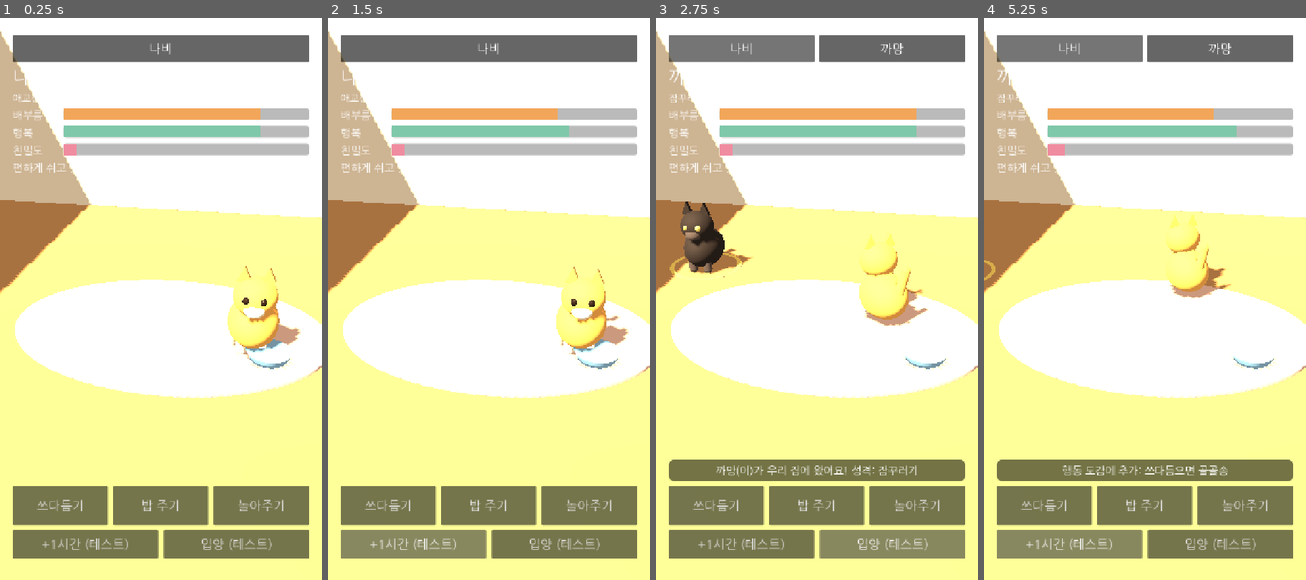
Above: before the commit, frames 1-4 (left to right).
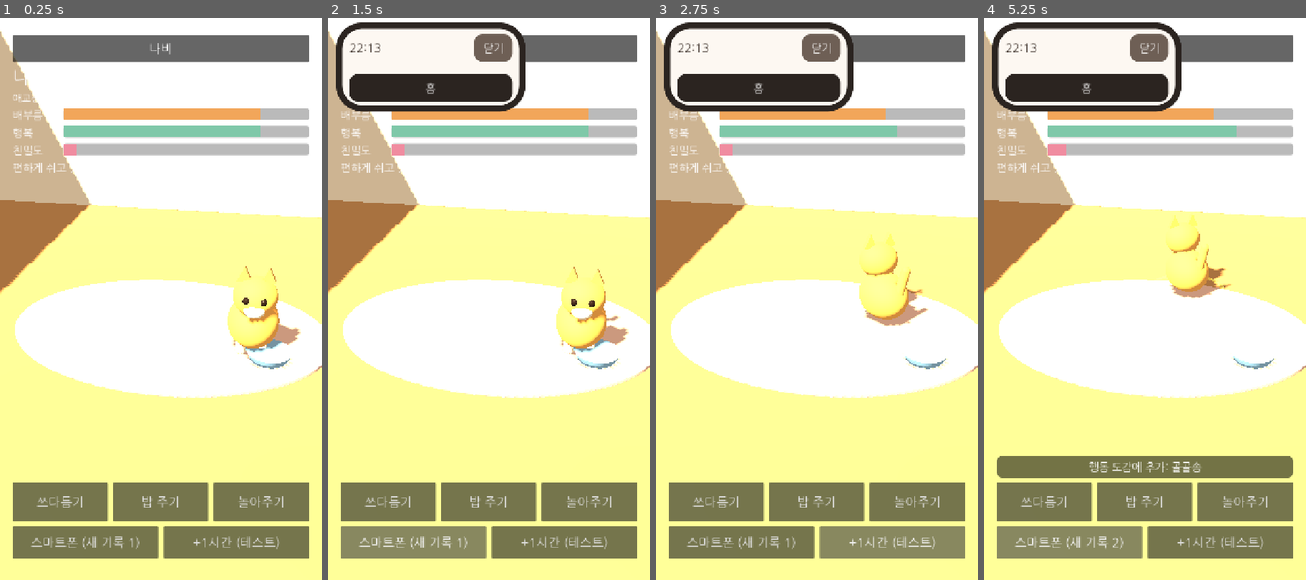
Above: after the commit, the same moments.

Repository: hongfolwer121-spec/hongfolwer121-spec.github.io
Game: Godot game, scene res://main.tscn
Same seed, same stepped clock (60 frames per second), same inputs: the game is played once before the commit and once after it.
Inputs (mouse positions are in pixels of both pictures, inside the frame that each line leads up to):
- Up to frame 1 (0.25 s): no input
- Up to frame 2 (1.5 s): click "나비" at 0.5 s; click (414, 540) at 1.25 s, where only the run after the commit has a clickable "스마트폰 (새 기록 1)"
- Up to frame 3 (2.75 s): click (891, 546) at 2 s, where only the run before the commit has a clickable "입양 (테스트)"
- Up to frame 4 (5.25 s): click "나비" at 2.75 s; click "까망" (after the commit: "나비") at 3.5 s; click "쓰다듬기" at 4.25 s; click (1070, 540) at 5 s, where only the run after the commit has a clickable "스마트폰 (새 기록 2)"

The runs differ from the first frame. In frame 1, 2.9% of the frame differs, in the area x 4-96%, y 82-95%; in frame 2, 9.9%; in frame 3, 15%, in the area x 2-96%, y 0-95%; in frame 4, 12%.

Commit message:
Add in-game smartphone with adoption center, cat notes, dex and Q&A apps
Market and camera apps show a coming-soon screen. The test-only adopt button
is replaced by the adoption center (3 daily candidates, max 3 cats).

Co-Authored-By: Claude Opus 5.5 <noreply@anthropic.com>
Claude-Session: https://claude.ai/code/session_015TuNEZ1VA6gBN7KnFT1V5k

Diff:
--- /dev/null
+++ b/my-little-cat/game/catalog.gd
@@ -0,0 +1,28 @@
+class_name Catalog
+extends RefCounted
+## Static game content shared by the room and the in-game phone.
+
+const BEHAVIORS := {
+	"purr_pet": {"name": "골골송", "meaning": "쓰다듬어 주면 목을 울려요. 편안하고 기분이 좋다는 뜻이에요.", "tone": "긍정"},
+	"tail_lash": {"name": "꼬리 세차게 흔들기", "meaning": "강아지와 달리 고양이에게는 '귀찮아, 그만해'라는 신호예요. 잠시 혼자 두세요.", "tone": "부정"},
+	"slow_blink": {"name": "천천히 눈 깜빡이기", "meaning": "고양이의 눈인사예요. 당신을 믿는다는 뜻이에요. 같이 천천히 깜빡여 주세요.", "tone": "긍정"},
+	"sleep": {"name": "낮잠", "meaning": "고양이는 하루의 절반 이상을 자요. 자는 동안엔 깨우지 않는 게 좋아요.", "tone": "기본"},
+	"groom": {"name": "그루밍", "meaning": "혀로 털을 정리해요. 몸을 깨끗이 하고 마음을 진정시키는 행동이에요.", "tone": "기본"},
+	"zoomies": {"name": "우다다", "meaning": "남은 에너지를 한 번에 쏟아내며 달려요. 주로 밤이나 새벽에 나타나요.", "tone": "기본"},
+}
+
+const NAME_POOL := ["나비", "까망", "구름", "치즈", "보리", "콩이", "모카", "두부", "호두", "라떼", "망고", "율무"]
+
+const FAQ := [
+	["고양이가 꼬리를 세차게 흔들어요", "기분이 좋지 않다는 신호예요. 그때 쓰다듬으면 친밀도가 내려가요. 신호가 사라질 때까지 기다려 주면 오히려 친밀도가 올라요."],
+	["친밀도를 빨리 올리는 방법이 있나요?", "하루에 쌓을 수 있는 친밀도에는 한도가 있어요. 매일 조금씩 밥을 주고, 놀아 주고, 고양이의 신호를 읽어 주는 것이 가장 좋아요."],
+	["고양이가 눈을 천천히 깜빡여요", "고양이의 눈인사예요! '눈인사로 답하기' 버튼을 누르면 친밀도가 크게 올라요. 친밀도가 어느 정도 쌓여야 볼 수 있어요."],
+	["오랫동안 접속을 못 했어요", "걱정 마세요. 고양이는 배가 고프고 심심해할 뿐, 아프거나 떠나지 않아요. 돌아와서 밥을 주면 금방 회복돼요."],
+	["다른 고양이가 질투해요", "한 고양이만 계속 챙기면 질투쟁이 고양이가 다가와요. 그 고양이도 쓰다듬거나 놀아 주면 금방 기분이 풀려요."],
+	["습관은 어떻게 알 수 있나요?", "고양이마다 숨겨진 습관이 2~3개 있어요. 고양이를 지켜보다 보면 자연스럽게 발견되고, 냥이 노트에 기록돼요."],
+	["몇 마리까지 키울 수 있나요?", "지금은 한 집에 3마리까지 함께 살 수 있어요."],
+]
+
+
+static func behavior_name(id: String) -> String:
+	return BEHAVIORS.get(id, {}).get("name", id)
--- a/my-little-cat/game/household.gd
+++ b/my-little-cat/game/household.gd
@@ -13,6 +13,8 @@
 var diary: Array = []                 # {t, cat_id, text}
 var discovered_behaviors: Array = []  # behavior ids seen at least once (behavior dex)
 var daily_gain := {}                  # {"<day>": {"<cat_id>": gained}}
+var diary_seen := 0                  # diary entries already viewed in the phone (unread badge)
+var adopted_candidates: Array = []   # adoption-center candidate ids already taken
 var attention_cat := ""               # id of the cat that got the latest attention
 var attention_streak := 0
 
@@ -34,6 +36,7 @@
 func log_event(cat: CatData, text: String, now: int) -> void:
 	diary.append({"t": now, "cat_id": cat.id if cat else "", "text": text})
 	if diary.size() > DIARY_LIMIT:
+		diary_seen = maxi(0, diary_seen - (diary.size() - DIARY_LIMIT))
 		diary = diary.slice(diary.size() - DIARY_LIMIT)
 
 
@@ -84,6 +87,42 @@
 			habits.append(h)
 	var coats := Traits.COATS.keys()
 	return {"coat": coats[rng.randi() % coats.size()], "personalities": personalities, "habits": habits}
+
+
+## Adoption center: 3 cats per day, identical all day long.
+func adoption_candidates(now: int) -> Array:
+	var dk := day_key(now)
+	var rng := RandomNumberGenerator.new()
+	rng.seed = hash("adopt-" + dk)
+	var used: Array = []   # only among today's candidates, so the list never shifts after an adoption
+	var out: Array = []
+	for i in 3:
+		var p := random_profile(rng)
+		var cat_name := ""
+		for _try in 20:
+			var n: String = Catalog.NAME_POOL[rng.randi() % Catalog.NAME_POOL.size()]
+			if not n in used:
+				cat_name = n
+				break
+		used.append(cat_name)
+		p["name"] = cat_name
+		p["candidate_id"] = "%s-%d" % [dk, i]
+		p["taken"] = p["candidate_id"] in adopted_candidates
+		out.append(p)
+	return out
+
+
+func adopt_candidate(candidate: Dictionary, now: int) -> CatData:
+	if candidate.get("taken", false):
+		return null
+	var cat_name: String = candidate["name"]
+	for other in cats:
+		if other.cat_name == cat_name:
+			cat_name += " 2세"
+	var c := adopt(cat_name, candidate["coat"], candidate["personalities"], candidate["habits"], now)
+	if c:
+		adopted_candidates.append(candidate["candidate_id"])
+	return c
 
 
 # ---------- intimacy ----------
@@ -205,6 +244,7 @@
 	return {
 		"version": SAVE_VERSION, "cats": cat_dicts, "diary": diary,
 		"discovered_behaviors": discovered_behaviors, "daily_gain": daily_gain,
+		"adopted_candidates": adopted_candidates, "diary_seen": diary_seen,
 	}
 
 
@@ -215,6 +255,8 @@
 			h.cats.append(CatData.from_dict(cd))
 	h.diary = Array(d.get("diary", []))
 	h.discovered_behaviors = Array(d.get("discovered_behaviors", []))
+	h.adopted_candidates = Array(d.get("adopted_candidates", []))
+	h.diary_seen = int(d.get("diary_seen", 0))
 	var dg = d.get("daily_gain", {})
 	h.daily_gain = dg if dg is Dictionary else {}
 	return h
--- /dev/null
+++ b/my-little-cat/game/phone.gd
@@ -0,0 +1,376 @@
+class_name PhoneUI
+extends Control
+## In-game smartphone: home screen with 6 apps. Fills the screen with a phone-like frame
+## (a tiny phone inside a real phone would make text unreadable).
+
+signal adopted(cat: CatData)
+signal closed
+
+const APPS := [
+	{"id": "market", "name": "냥마켓", "color": Color("f2a65a"), "glyph": "마켓"},
+	{"id": "adopt", "name": "분양센터", "color": Color("7fc8a9"), "glyph": "분양"},
+	{"id": "camera", "name": "카메라", "color": Color("8aa6d6"), "glyph": "촬영"},
+	{"id": "notes", "name": "냥이 노트", "color": Color("f08ca0"), "glyph": "노트"},
+	{"id": "dex", "name": "도감", "color": Color("b59ad6"), "glyph": "도감"},
+	{"id": "help", "name": "냥냥 상담소", "color": Color("e6c86e"), "glyph": "상담"},
+]
+const INK := Color("3a2f28")
+const SUB := Color("6e5f55")
+const PAPER := Color("fdf8f2")
+const CARD := Color("ffffff")
+
+var household: Household
+var now_fn: Callable
+
+var clock_label: Label
+var screen: VBoxContainer       # current app content goes here
+var notes_filter := ""          # "" = all cats
+var dex_tab := "behavior"
+
+
+func setup(house: Household, now_callable: Callable) -> void:
+	household = house
+	now_fn = now_callable
+	set_anchors_preset(Control.PRESET_FULL_RECT)
+	mouse_filter = Control.MOUSE_FILTER_STOP
+	_build_frame()
+	visible = false
+
+
+func open() -> void:
+	visible = true
+	_show_home()
+
+
+func close() -> void:
+	visible = false
+	closed.emit()
+
+
+func unread_count() -> int:
+	return maxi(0, household.diary.size() - household.diary_seen)
+
+
+func _process(_delta: float) -> void:
+	if visible:
+		var t := Time.get_datetime_dict_from_system()
+		clock_label.text = "%02d:%02d" % [t["hour"], t["minute"]]
+
+
+# ---------- building blocks ----------
+
+func _box(color: Color, radius := 24) -> StyleBoxFlat:
+	var sb := StyleBoxFlat.new()
+	sb.bg_color = color
+	sb.set_corner_radius_all(radius)
+	sb.content_margin_left = 20
+	sb.content_margin_right = 20
+	sb.content_margin_top = 16
+	sb.content_margin_bottom = 16
+	return sb
+
+
+func _label(text: String, size := 26, color := INK, wrap := true) -> Label:
+	var l := Label.new()
+	l.text = text
+	l.add_theme_font_size_override("font_size", size)
+	l.add_theme_color_override("font_color", color)
+	if wrap:
+		l.autowrap_mode = TextServer.AUTOWRAP_WORD_SMART
+	return l
+
+
+func _btn(text: String, cb: Callable, color := Color("f2a65a"), size := 26, height := 72) -> Button:
+	var b := Button.new()
+	b.text = text
+	b.custom_minimum_size = Vector2(0, height)
+	b.add_theme_font_size_override("font_size", size)
+	b.add_theme_color_override("font_color", Color.WHITE)
+	b.add_theme_color_override("font_hover_color", Color.WHITE)
+	b.add_theme_color_override("font_pressed_color", Color.WHITE)
+	b.add_theme_color_override("font_disabled_color", Color(1, 1, 1, 0.7))
+	b.add_theme_stylebox_override("normal", _box(color, 18))
+	b.add_theme_stylebox_override("hover", _box(color.lightened(0.08), 18))
+	b.add_theme_stylebox_override("pressed", _box(color.darkened(0.12), 18))
+	b.add_theme_stylebox_override("disabled", _box(Color("c9bfb5"), 18))
+	b.pressed.connect(cb)
+	return b
+
+
+func _card() -> VBoxContainer:
+	var panel := PanelContainer.new()
+	panel.add_theme_stylebox_override("panel", _box(CARD, 22))
+	screen.add_child(panel)
+	var v := VBoxContainer.new()
+	v.add_theme_constant_override("separation", 8)
+	panel.add_child(v)
+	return v
+
+
+func _clear() -> void:
+	for ch in screen.get_children():
+		ch.queue_free()
+
+
+func _fmt_time(t: int) -> String:
+	var bias := int(Time.get_time_zone_from_system().get("bias", 0)) * 60
+	var d := Time.get_datetime_dict_from_unix_time(t + bias)
+	return "%d월 %d일 %02d:%02d" % [d["month"], d["day"], d["hour"], d["minute"]]
+
+
+func _build_frame() -> void:
+	var dim := ColorRect.new()
+	dim.color = Color(0, 0, 0, 0.55)
+	dim.set_anchors_preset(Control.PRESET_FULL_RECT)
+	add_child(dim)
+
+	var margin := MarginContainer.new()
+	margin.set_anchors_preset(Control.PRESET_FULL_RECT)
+	for side in ["left", "right"]:
+		margin.add_theme_constant_override("margin_" + side, 18)
+	margin.add_theme_constant_override("margin_top", 36)
+	margin.add_theme_constant_override("margin_bottom", 28)
+	add_child(margin)
+
+	var body := PanelContainer.new()
+	var frame_style := _box(PAPER, 56)
+	frame_style.border_color = Color("2b2420")
+	frame_style.set_border_width_all(14)
+	frame_style.content_margin_left = 30
+	frame_style.content_margin_right = 30
+	frame_style.content_margin_top = 26
+	frame_style.content_margin_bottom = 22
+	body.add_theme_stylebox_override("panel", frame_style)
+	margin.add_child(body)
+
+	var col := VBoxContainer.new()
+	col.add_theme_constant_override("separation", 14)
+	body.add_child(col)
+
+	var top := HBoxContainer.new()
+	col.add_child(top)
+	clock_label = _label("", 26, INK, false)
+	clock_label.size_flags_horizontal = Control.SIZE_EXPAND_FILL
+	top.add_child(clock_label)
+	top.add_child(_btn("닫기", close, Color("6e5f55"), 24, 56))
+
+	var scroll := ScrollContainer.new()
+	scroll.size_flags_vertical = Control.SIZE_EXPAND_FILL
+	scroll.horizontal_scroll_mode = ScrollContainer.SCROLL_MODE_DISABLED
+	col.add_child(scroll)
+	screen = VBoxContainer.new()
+	screen.size_flags_horizontal = Control.SIZE_EXPAND_FILL
+	screen.add_theme_constant_override("separation", 14)
+	scroll.add_child(screen)
+
+	var home := _btn("홈", _show_home, Color("2b2420"), 24, 60)
+	col.add_child(home)
+
+
+func _header(title: String) -> void:
+	_clear()
+	screen.add_child(_label(title, 38, INK, false))
+
+
+# ---------- home ----------
+
+func _show_home() -> void:
+	_header("홈")
+	var grid := GridContainer.new()
+	grid.columns = 3
+	grid.add_theme_constant_override("h_separation", 18)
+	grid.add_theme_constant_override("v_separation", 24)
+	screen.add_child(grid)
+	for app in APPS:
+		var cell := VBoxContainer.new()
+		cell.size_flags_horizontal = Control.SIZE_EXPAND_FILL
+		cell.add_theme_constant_override("separation", 6)
+		grid.add_child(cell)
+		var id: String = app["id"]
+		var glyph: String = app["glyph"]
+		if id == "notes" and unread_count() > 0:
+			glyph = "노트 %d" % unread_count()
+		var icon := _btn(glyph, func(): _open_app(id), app["color"], 28, 150)
+		cell.add_child(icon)
+		var name_label := _label(app["name"], 22, INK, false)
+		name_label.horizontal_alignment = HORIZONTAL_ALIGNMENT_CENTER
+		cell.add_child(name_label)
+
+
+func _open_app(id: String) -> void:
+	match id:
+		"market":
+			_coming_soon("냥마켓", "사료, 간식, 장난감, 가구를 주문하면 실제 시간이 지나 택배로 도착해요. 다 쓴 택배 상자는 고양이들의 놀이터가 돼요.")
+		"camera":
+			_coming_soon("카메라", "고양이를 촬영하고 앨범에 모아요. 찍는 순간 어떤 고양이가 무슨 행동을 하는지 자동으로 기록돼요.")
+		"adopt":
+			_show_adopt()
+		"notes":
+			_show_notes()
+		"dex":
+			_show_dex()
+		"help":
+			_show_help()
+
+
+func _coming_soon(title: String, desc: String) -> void:
+	_header(title)
+	var card := _card()
+	card.add_child(_label("곧 문을 열어요", 30, INK))
+	card.add_child(_label(desc, 24, SUB))
+
+
+# ---------- adoption center ----------
+
+func _show_adopt() -> void:
+	_header("분양센터")
+	var now: int = now_fn.call()
+	screen.add_child(_label("우리 집 고양이 %d / %d마리 · 매일 새로운 고양이가 찾아와요" % [household.cats.size(), Household.MAX_CATS], 22, SUB))
+	for cand in household.adoption_candidates(now):
+		var card := _card()
+		var row := HBoxContainer.new()
+		row.add_theme_constant_override("separation", 16)
+		card.add_child(row)
+		var swatch := Panel.new()
+		swatch.custom_minimum_size = Vector2(84, 84)
+		var coat: Dictionary = Traits.COATS[cand["coat"]]
+		var sw := _box(coat["fur"], 42)
+		sw.border_color = coat["cream"]
+		sw.set_border_width_all(6)
+		swatch.add_theme_stylebox_override("panel", sw)
+		row.add_child(swatch)
+		var info := VBoxContainer.new()
+		info.size_flags_horizontal = Control.SIZE_EXPAND_FILL
+		row.add_child(info)
+		info.add_child(_label("%s · %s" % [cand["name"], coat["label"]], 30, INK))
+		var first: String = Traits.personality(cand["personalities"][0])["label"]
+		var more := " 외 ?" if cand["personalities"].size() > 1 else ""
+		info.add_child(_label("성격 미리보기: %s%s" % [first, more], 22, SUB))
+		card.add_child(_label("숨겨진 성격과 습관은 함께 살면서 알게 돼요.", 20, SUB))
+		var full := household.cats.size() >= Household.MAX_CATS
+		var text := "입양 완료" if cand["taken"] else ("집이 가득 찼어요" if full else "입양하기")
+		var c: Dictionary = cand
+		var b := _btn(text, func(): _adopt(c), Color("7fc8a9"))
+		b.disabled = cand["taken"] or full
+		card.add_child(b)
+
+
+func _adopt(cand: Dictionary) -> void:
+	var cat := household.adopt_candidate(cand, now_fn.call())
+	if cat:
+		household.save()
+		adopted.emit(cat)
+	_show_adopt()
+
+
+# ---------- notes (auto diary) ----------
+
+func _show_notes() -> void:
+	_header("냥이 노트")
+	household.diary_seen = household.diary.size()
+	household.save()
+	var filters := HFlowContainer.new()
+	filters.add_theme_constant_override("h_separation", 10)
+	filters.add_theme_constant_override("v_separation", 10)
+	screen.add_child(filters)
+	var options: Array = [["", "전체"]]
+	for c in household.cats:
+		options.append([c.id, c.cat_name])
+	for opt in options:
+		var fid: String = opt[0]
+		var active := fid == notes_filter
+		filters.add_child(_btn(opt[1], _set_notes_filter.bind(fid), Color("f08ca0") if active else Color("c9a99a"), 22, 56))
+
+	var shown := 0
+	for i in range(household.diary.size() - 1, -1, -1):
+		var e: Dictionary = household.diary[i]
+		if notes_filter != "" and e.get("cat_id", "") != notes_filter:
+			continue
+		var card := _card()
+		var cat := household.find(str(e.get("cat_id", "")))
+		var who := cat.cat_name if cat else ""
+		card.add_child(_label("%s  %s" % [_fmt_time(int(e.get("t", 0))), who], 20, SUB))
+		card.add_child(_label(str(e.get("text", "")), 24, INK))
+		shown += 1
+	if shown == 0:
+		screen.add_child(_label("아직 기록이 없어요. 고양이와 시간을 보내면 자동으로 적혀요.", 24, SUB))
+
+
+func _set_notes_filter(fid: String) -> void:
+	notes_filter = fid
+	_show_notes()
+
+
+# ---------- dex ----------
+
+func _set_dex_tab(tid: String) -> void:
+	dex_tab = tid
+	_show_dex()
+
+
+
+func _show_dex() -> void:
+	_header("도감")
+	var tabs := HBoxContainer.new()
+	tabs.add_theme_constant_override("separation", 10)
+	screen.add_child(tabs)
+	for t in [["behavior", "행동"], ["habit", "습관"], ["title", "칭호"]]:
+		var tid: String = t[0]
+		var b := _btn(t[1], _set_dex_tab.bind(tid), Color("b59ad6") if dex_tab == tid else Color("c9bfd6"), 24, 60)
+		b.size_flags_horizontal = Control.SIZE_EXPAND_FILL
+		tabs.add_child(b)
+
+	match dex_tab:
+		"behavior":
+			var found := 0
+			for id in Catalog.BEHAVIORS:
+				if not id in household.discovered_behaviors:
+					continue
+				found += 1
+				var info: Dictionary = Catalog.BEHAVIORS[id]
+				var card := _card()
+				card.add_child(_label("%s  [%s]" % [info["name"], info["tone"]], 28, INK))
+				card.add_child(_label(info["meaning"], 22, SUB))
+			var hidden := Catalog.BEHAVIORS.size() - found
+			if hidden > 0:
+				screen.add_child(_label("아직 발견하지 못한 행동이 %d개 있어요. 고양이를 지켜봐 주세요." % hidden, 22, SUB))
+		"habit":
+			for c in household.cats:
+				var card := _card()
+				card.add_child(_label("%s · %s" % [c.cat_name, c.personality_labels()], 28, INK))
+				for h in c.discovered_habits:
+					var info: Dictionary = Traits.HABITS[h]
+					card.add_child(_label("%s — %s" % [info["label"], info["hint"]], 22, SUB))
+				var left := c.habits.size() - c.discovered_habits.size()
+				if left > 0:
+					card.add_child(_label("??? 숨겨진 습관 %d개" % left, 22, SUB))
+		"title":
+			var card := _card()
+			card.add_child(_label("칭호는 다음 업데이트에서 열려요", 26, INK))
+			card.add_child(_label("예: 묘연의 시작, 골골송 입문자, 눈키스 장인, 새벽 3시 목격자 …", 22, SUB))
+
+
+# ---------- help (Q&A) ----------
+
+func _show_help() -> void:
+	_header("냥냥 상담소")
+	screen.add_child(_label("궁금한 질문을 눌러 보세요.", 22, SUB))
+	for qa in Catalog.FAQ:
+		var card := _card()
+		var answer := _label(qa[1], 22, SUB)
+		answer.visible = false
+		var q := Button.new()
+		q.text = "Q. " + qa[0]
+		q.alignment = HORIZONTAL_ALIGNMENT_LEFT
+		q.autowrap_mode = TextServer.AUTOWRAP_WORD_SMART
+		q.add_theme_font_size_override("font_size", 24)
+		q.add_theme_color_override("font_color", INK)
+		q.add_theme_color_override("font_hover_color", INK)
+		q.add_theme_color_override("font_pressed_color", INK)
+		q.add_theme_stylebox_override("normal", StyleBoxEmpty.new())
+		q.add_theme_stylebox_override("hover", StyleBoxEmpty.new())
+		q.add_theme_stylebox_override("pressed", StyleBoxEmpty.new())
+		q.add_theme_stylebox_override("focus", StyleBoxEmpty.new())
+		q.pressed.connect(func(): answer.visible = not answer.visible)
+		card.add_child(q)
+		card.add_child(answer)
--- a/my-little-cat/main.gd
+++ b/my-little-cat/main.gd
@@ -2,17 +2,8 @@
 ## Prototype: 3D room, up to 3 cats with personalities/habits, intimacy built by reading body language.
 ## Cats are primitive placeholders until the purchased rigged asset is imported.
 
-const DEV_TOOLS := true  # "+1시간" and "입양(테스트)" buttons for testing
-
-const BEHAVIOR_NAMES := {
-	"purr_pet": "쓰다듬으면 골골송",
-	"tail_lash": "꼬리 세차게 흔들기 (싫다는 신호)",
-	"slow_blink": "천천히 눈 깜빡이기 (고양이 눈인사)",
-	"sleep": "낮잠",
-	"groom": "그루밍",
-	"zoomies": "우다다",
-}
-const NAME_POOL := ["나비", "까망", "구름", "치즈", "보리", "콩이", "모카", "두부"]
+const DEV_TOOLS := true  # "+1시간" button for testing decay
+
 
 var household: Household
 var time_offset := 0
@@ -31,6 +22,8 @@
 var toast_left := 0.0
 var blink_button: Button
 var tabs: HBoxContainer
+var phone: PhoneUI
+var phone_button: Button
 
 
 func now() -> int:
@@ -252,12 +245,17 @@
 	_button("밥 주기", row1, _on_feed)
 	_button("놀아주기", row1, _on_play)
 
+	var row2 := HBoxContainer.new()
+	row2.add_theme_constant_override("separation", 12)
+	col.add_child(row2)
+	phone_button = _button("스마트폰 열기", row2, _open_phone, 72)
 	if DEV_TOOLS:
-		var row2 := HBoxContainer.new()
-		row2.add_theme_constant_override("separation", 12)
-		col.add_child(row2)
-		_button("+1시간 (테스트)", row2, _on_skip_hour, 64)
-		_button("입양 (테스트)", row2, _on_adopt_test, 64)
+		_button("+1시간 (테스트)", row2, _on_skip_hour, 72)
+
+	phone = PhoneUI.new()
+	layer.add_child(phone)
+	phone.setup(household, now)
+	phone.adopted.connect(_on_adopted)
 
 
 func _rebuild_tabs() -> void:
@@ -301,6 +299,8 @@
 	bond_bar.value = c.intimacy
 	signal_label.text = a.signal_text()
 	blink_button.visible = a.is_blinking()
+	var unread := phone.unread_count()
+	phone_button.text = "스마트폰 (새 기록 %d)" % unread if unread > 0 else "스마트폰 열기"
 	if toast_left > 0.0:
 		toast_left -= delta
 		if toast_left <= 0.0:
@@ -377,7 +377,7 @@
 
 func _on_behavior_seen(behavior_id: String) -> void:
 	if household.record_behavior(behavior_id):
-		_toast("행동 도감에 추가: %s" % BEHAVIOR_NAMES.get(behavior_id, behavior_id))
+		_toast("행동 도감에 추가: %s" % Catalog.behavior_name(behavior_id))
 		household.save()
 
 
@@ -387,21 +387,12 @@
 	household.save()
 
 
-func _on_adopt_test() -> void:
-	if household.cats.size() >= Household.MAX_CATS:
-		_toast("지금은 최대 %d마리까지 키울 수 있어요" % Household.MAX_CATS)
-		return
-	var used: Array = []
-	for c in household.cats:
-		used.append(c.cat_name)
-	var new_name := ""
-	for n in NAME_POOL:
-		if not n in used:
-			new_name = n
-			break
-	var p := Household.random_profile(rng)
-	var c := household.adopt(new_name, p["coat"], p["personalities"], p["habits"], now())
+func _open_phone() -> void:
+	household.advance_all(now())
+	phone.open()
+
+
+func _on_adopted(c: CatData) -> void:
 	_spawn(c)
 	_select(c.id)
-	_toast("%s(이)가 우리 집에 왔어요! 성격: %s" % [new_name, c.personality_labels()])
-	household.save()
+	_toast("%s(이)가 우리 집에 왔어요! 성격: %s" % [c.cat_name, c.personality_labels()])
--- a/my-little-cat/tests/smoke_test.gd
+++ b/my-little-cat/tests/smoke_test.gd
@@ -8,9 +8,19 @@
 	var main = load("res://main.tscn").instantiate()
 	root.add_child(main)
 	await process_frame
-	main._on_adopt_test()
-	main._on_adopt_test()
-	main._on_adopt_test()  # 4th: must be refused
+	main._open_phone()
+	var cands: Array = main.household.adoption_candidates(main.now())
+	main.phone._adopt(cands[0])
+	main.phone._adopt(cands[0])  # same candidate twice: must be refused
+	main.phone._adopt(main.household.adoption_candidates(main.now())[1])
+	main.phone._adopt(main.household.adoption_candidates(main.now())[2])  # 4th cat: must be refused
+	for app in ["market", "adopt", "camera", "notes", "dex", "help"]:
+		main.phone._open_app(app)
+		await process_frame
+	main.phone._set_dex_tab("habit")
+	main.phone._set_dex_tab("title")
+	main.phone._set_notes_filter(main.household.cats[0].id)
+	main.phone.close()
 	for i in 3:
 		main._select(main.household.cats[0].id)
 		main._on_pet()
@@ -21,7 +31,7 @@
 	main._on_pet()
 	for i in 600:
 		await process_frame
-	var ok: bool = main.household.cats.size() == 3 and main.actors.size() == 3 and not main.household.diary.is_empty()
+	var ok: bool = main.household.cats.size() == 3 and main.actors.size() == 3 and not main.household.diary.is_empty() and main.phone.unread_count() >= 0
 	print("cats=%d actors=%d diary=%d behaviors=%s" % [main.household.cats.size(), main.actors.size(), main.household.diary.size(), main.household.discovered_behaviors])
 	print("SMOKE ", "PASS" if ok else "FAIL")
 	DirAccess.remove_absolute(ProjectSettings.globalize_path(Household.SAVE_PATH))
Not shown, added: my-little-cat/game/catalog.gd.uid
Not shown, added: my-little-cat/game/phone.gd.uid
